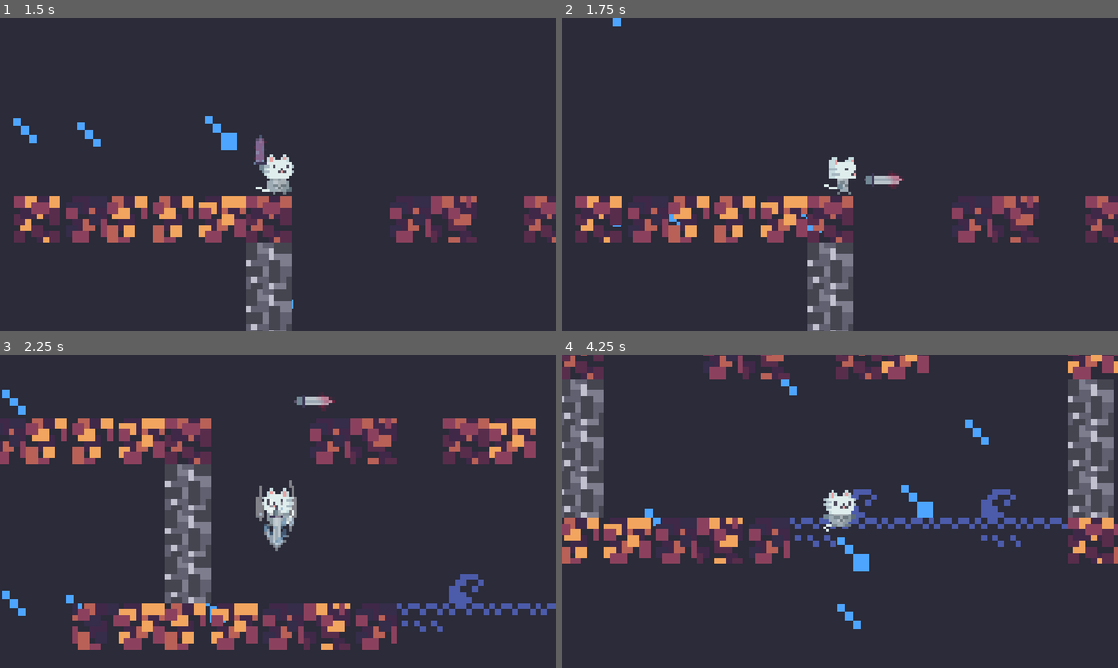
Above: before the commit, frames 1-4 (two rows, left to right).
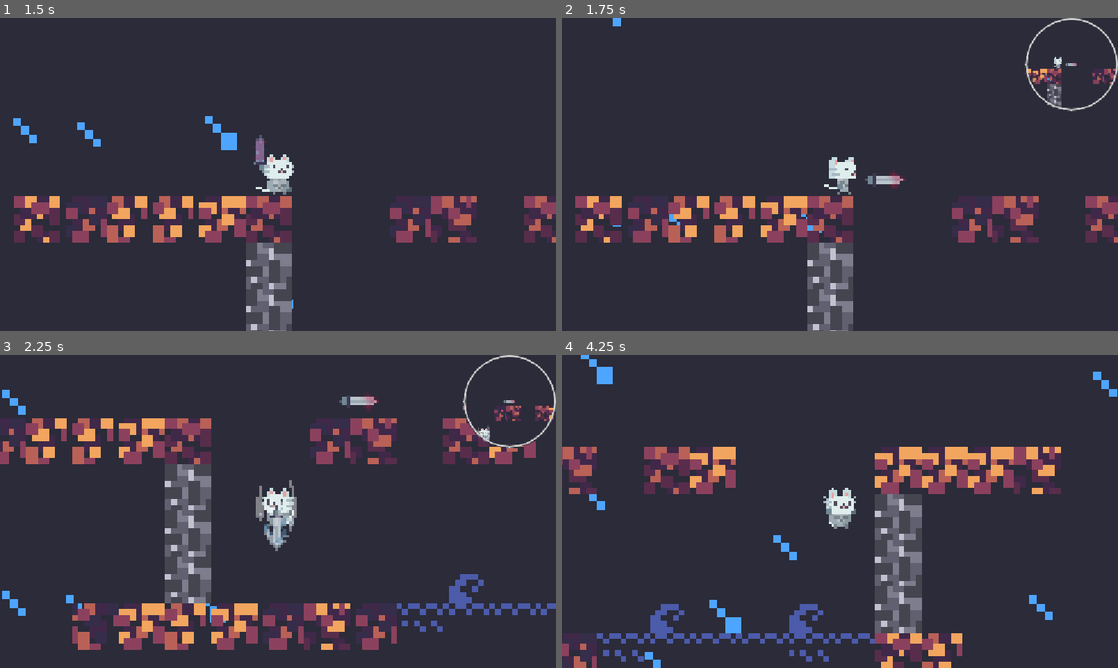
Above: after the commit, the same moments.

Repository: omnimistic/milk-overdose
Game: Godot game, scene res://scenes/main.tscn
The game is run twice, just before and just after one commit, with the same random seed, the same clock (stepped at 60 frames per second) and the same inputs.
Inputs (mouse positions are in pixels of both pictures, inside the frame that each line leads up to):
- Up to frame 1 (1.5 s): tap Enter (ui_accept) at 0.5, 0.77 s; move the mouse to (400, 158) at 0.52 s; hold Right (ui_right) from 0.53 s (still down); tap X (attack) at 0.6 s; click (400, 158) at 0.67 s; tap F (tele_attack) at 0.8, 1.35 s; move the mouse to (166, 190) at 1.27 s
- Up to frame 2 (1.75 s): keep holding Right (ui_right); tap Enter (ui_accept) at 1.52 s; tap X (attack) at 1.55 s
- Up to frame 3 (2.25 s): move the mouse to (333, 442) at 2.02 s; release Right (ui_right) at 2.03 s; hold Left (ui_left) from 2.03 s (still down); tap X (attack) at 2.1 s
- Up to frame 4 (4.25 s): tap F (tele_attack) at 2.3, 2.85, 3.8 s; move the mouse to (812, 574) at 2.77 s; release Left (ui_left) at 2.78 s; hold Right (ui_right) from 2.78 s (still down); click (812, 574) at 2.92 s; tap Enter (ui_accept) at 3.02, 3.77 s; tap X (attack) at 3.05 s; move the mouse to (1006, 558) at 3.52 s; tap Alt at 3.6 s

Frame 1 is identical in both runs. In frame 2, 0.9% of the frame differs, in the area x 54-100%, y 0-55%; in frame 3, 1.6%; in frame 4, 27%, in the area x 0-100%, y 0-100%.

Commit message:
added mini view of tele sword

Diff:
--- a/scenes/player.tscn
+++ b/scenes/player.tscn
@@ -10,6 +10,7 @@
 [ext_resource type="Texture2D" uid="uid://kssedriapq54" path="res://assets/sprites/a4.png" id="6_smehm"]
 [ext_resource type="Texture2D" uid="uid://bf8prc2mq5dh7" path="res://assets/sprites/tele_attack.png" id="9_ur7pv"]
 [ext_resource type="Texture2D" uid="uid://dduc5b210ej8k" path="res://assets/sprites/tele_attack_sword.png" id="10_y4r1p"]
+[ext_resource type="Texture2D" uid="uid://b6vj4wd1rqrac" path="res://assets/sprites/circle_filled.png" id="11_d2wvv"]
 
 [sub_resource type="ParticleProcessMaterial" id="ParticleProcessMaterial_vw3mj"]
 particle_flag_disable_z = true
@@ -602,41 +603,28 @@
 
 [sub_resource type="Animation" id="Animation_jej6c"]
 length = 0.001
-tracks/0/type = "value"
-tracks/0/imported = false
-tracks/0/enabled = true
-tracks/0/path = NodePath("TeleAttackSword:frame")
-tracks/0/interp = 1
-tracks/0/loop_wrap = true
-tracks/0/keys = {
-"times": PackedFloat32Array(0),
-"transitions": PackedFloat32Array(1),
-"update": 1,
-"values": [0]
-}
 
 [sub_resource type="Animation" id="Animation_f1ej7"]
 resource_name = "default"
 length = 0.39999999999999997
 loop_mode = 1
-tracks/0/type = "value"
-tracks/0/imported = false
-tracks/0/enabled = true
-tracks/0/path = NodePath("TeleAttackSword:frame")
-tracks/0/interp = 1
-tracks/0/loop_wrap = true
-tracks/0/keys = {
-"times": PackedFloat32Array(0, 0.13, 0.26),
-"transitions": PackedFloat32Array(1, 1, 1),
-"update": 1,
-"values": [0, 1, 2]
-}
 
 [sub_resource type="AnimationLibrary" id="AnimationLibrary_oprun"]
 _data = {
 &"RESET": SubResource("Animation_jej6c"),
 &"default": SubResource("Animation_f1ej7")
 }
+
+[sub_resource type="StyleBoxFlat" id="StyleBoxFlat_jej6c"]
+draw_center = false
+border_width_left = 4
+border_width_top = 4
+border_width_right = 4
+border_width_bottom = 4
+corner_radius_top_left = 1000
+corner_radius_top_right = 1000
+corner_radius_bottom_right = 1000
+corner_radius_bottom_left = 1000
 
 [node name="player" type="CharacterBody2D" unique_id=2050326393]
 script = ExtResource("1_g2els")
@@ -670,9 +658,53 @@
 position = Vector2(-0.01, -16.49)
 texture = ExtResource("10_y4r1p")
 hframes = 3
+frame = 1
 
 [node name="AnimationPlayer" type="AnimationPlayer" parent="tele_attack_sword" unique_id=1904001615]
 libraries/ = SubResource("AnimationLibrary_oprun")
 autoplay = &"default"
 
+[node name="tele_cam_location" type="Node2D" parent="tele_attack_sword" unique_id=1612311935]
+position = Vector2(16, 2)
+
+[node name="HUD" type="CanvasLayer" parent="." unique_id=659958833]
+
+[node name="tele_sword_cam_mask" type="TextureRect" parent="HUD" unique_id=995909885]
+clip_children = 1
+custom_minimum_size = Vector2(192, 192)
+anchors_preset = 1
+anchor_left = 1.0
+anchor_right = 1.0
+offset_left = -64.0
+offset_bottom = 64.0
+grow_horizontal = 0
+texture = ExtResource("11_d2wvv")
+
+[node name="SubViewportContainer" type="SubViewportContainer" parent="HUD/tele_sword_cam_mask" unique_id=112933399]
+layout_mode = 1
+anchors_preset = 15
+anchor_right = 1.0
+anchor_bottom = 1.0
+grow_horizontal = 2
+grow_vertical = 2
+stretch = true
+
+[node name="SubViewport" type="SubViewport" parent="HUD/tele_sword_cam_mask/SubViewportContainer" unique_id=458894303]
+transparent_bg = true
+handle_input_locally = false
+size = Vector2i(192, 192)
+render_target_update_mode = 4
+
+[node name="tele_sword_cam" type="Camera2D" parent="HUD/tele_sword_cam_mask/SubViewportContainer/SubViewport" unique_id=234297139]
+zoom = Vector2(0.925, 0.925)
+
+[node name="Panel" type="Panel" parent="HUD/tele_sword_cam_mask" unique_id=2100699309]
+layout_mode = 1
+anchors_preset = 15
+anchor_right = 1.0
+anchor_bottom = 1.0
+grow_horizontal = 2
+grow_vertical = 2
+theme_override_styles/panel = SubResource("StyleBoxFlat_jej6c")
+
 [connection signal="animation_finished" from="AnimationPlayer" to="." method="_on_animation_player_animation_finished"]
--- a/scripts/player.gd
+++ b/scripts/player.gd
@@ -24,16 +24,24 @@
 var is_tele_attacking:bool = false
 var sword_active:bool = false
 var sword_direction:float = 1.0
-const SWORD_SPEED:float = 100.0
+const SWORD_SPEED:float = 160.0
 @onready var tele_sword = $tele_attack_sword
+@onready var tele_sword_sprite_location = $tele_attack_sword/tele_cam_location
+
 
 var sword_rest_pos:Vector2
 var sword_rest_scale:Vector2
+var sword_cam_rest_pos:Vector2
 
 var juice_scale_vel:Vector2 = Vector2.ZERO
 var spring_k:float = 200.0
 var damp_c:float = 15.0
 var flash_timer:float = 0.0
+
+@onready var tele_sword_cam_ui = $HUD/tele_sword_cam_mask
+@onready var tele_sword_viewport = $HUD/tele_sword_cam_mask/SubViewportContainer/SubViewport
+@onready var tele_sword_cam = $HUD/tele_sword_cam_mask/SubViewportContainer/SubViewport/tele_sword_cam
+
 
 func _ready() -> void:
 	if tele_sword:
@@ -41,6 +49,11 @@
 		sword_rest_scale = tele_sword.scale
 		tele_sword.visible = false
 		tele_sword.top_level = false
+		sword_cam_rest_pos = tele_sword_sprite_location.position
+
+	if tele_sword_viewport:
+		tele_sword_viewport.world_2d = get_viewport().world_2d
+		tele_sword_cam_ui.visible = false
 
 func _process(delta: float) -> void:
 	if cam_shake_strength > 0:
@@ -60,13 +73,17 @@
 	else:
 		$Sprite2D.modulate = Color(1.0, 1.0, 1.0, 1.0)
 
+
 func apply_camera_shake(strength:float) -> void:
 	cam_shake_strength = strength
 
+
 func _physics_process(delta: float) -> void:
 
 	if sword_active and tele_sword:
 		tele_sword.global_position.x += sword_direction * SWORD_SPEED * delta
+
+		tele_sword_cam.global_position = tele_sword_sprite_location.global_position
 
 	if combo_timer > 0:
 		combo_timer -= delta
@@ -123,12 +140,15 @@
 
 	if Input.is_action_just_pressed("tele_attack"):
 		if sword_active:
-			global_position = tele_sword.global_position
+			global_position = tele_sword_sprite_location.global_position
 			sword_active = false
 			tele_sword.visible = false
 			tele_sword.top_level = false
 			tele_sword.position = sword_rest_pos
 			tele_sword.scale = sword_rest_scale
+
+			if tele_sword_cam_ui:
+				tele_sword_cam_ui.visible = false
 
 			if $Sprite2D.flip_h:
 				tele_sword.position.x = -abs(tele_sword.position.x)
@@ -203,9 +223,14 @@
 		tele_sword.global_scale = saved_global_scale
 		tele_sword.visible = true
 
+		if tele_sword_cam_ui:
+			tele_sword_cam_ui.visible = true
+
 		if $Sprite2D.flip_h:
 			sword_direction = -1.0
 			$tele_attack_sword/TeleAttackSword.flip_h = true
+			tele_sword_sprite_location.position.x = -abs(sword_cam_rest_pos.x)
 		else :
 			sword_direction = 1.0
 			$tele_attack_sword/TeleAttackSword.flip_h = false
+			tele_sword_sprite_location.position.x = abs(sword_cam_rest_pos.x)
Not shown, added: assets/sprites/circle.png.import
Binary file added: assets/sprites/circle_filled.png
Not shown, added: assets/sprites/circle_filled.png.import
